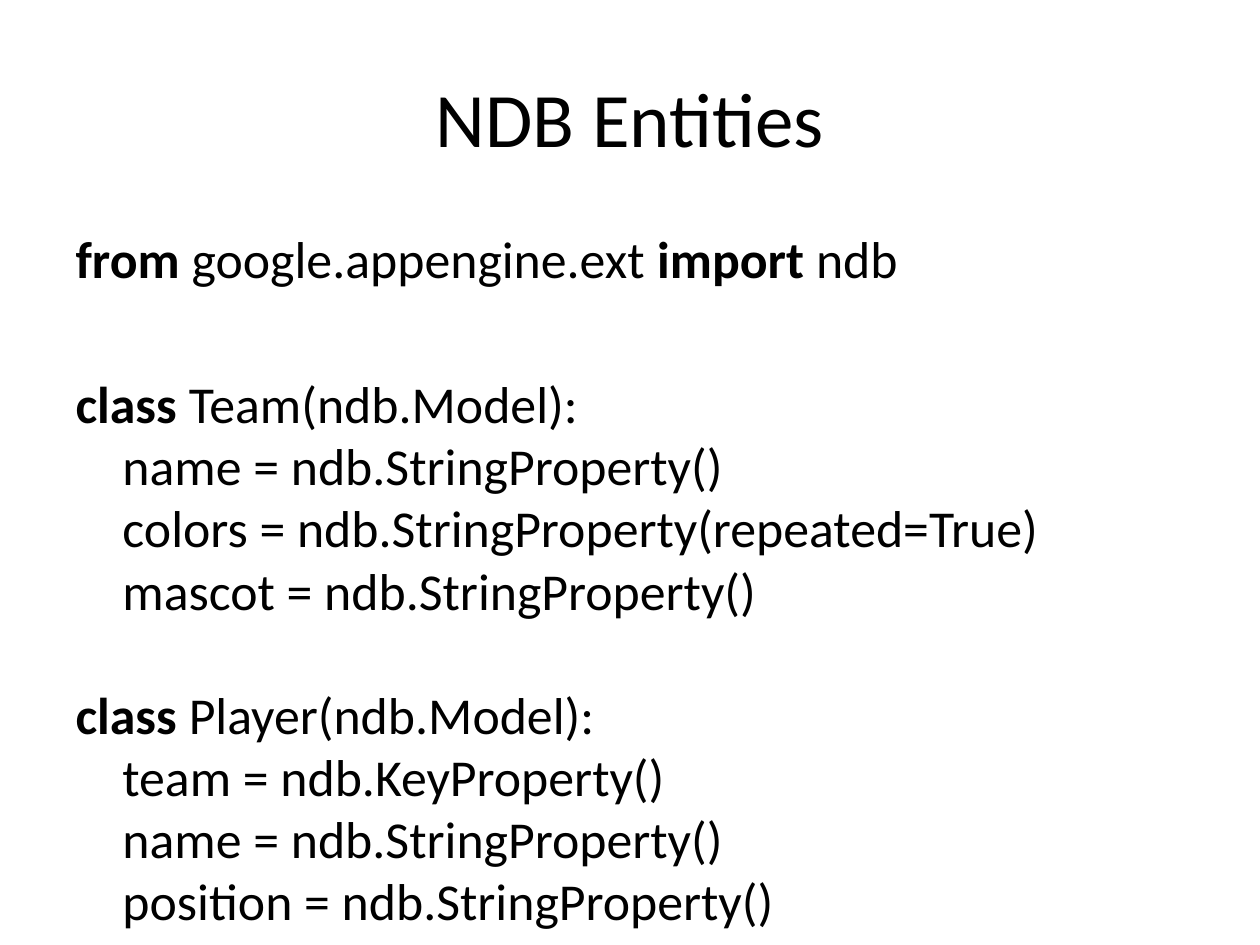
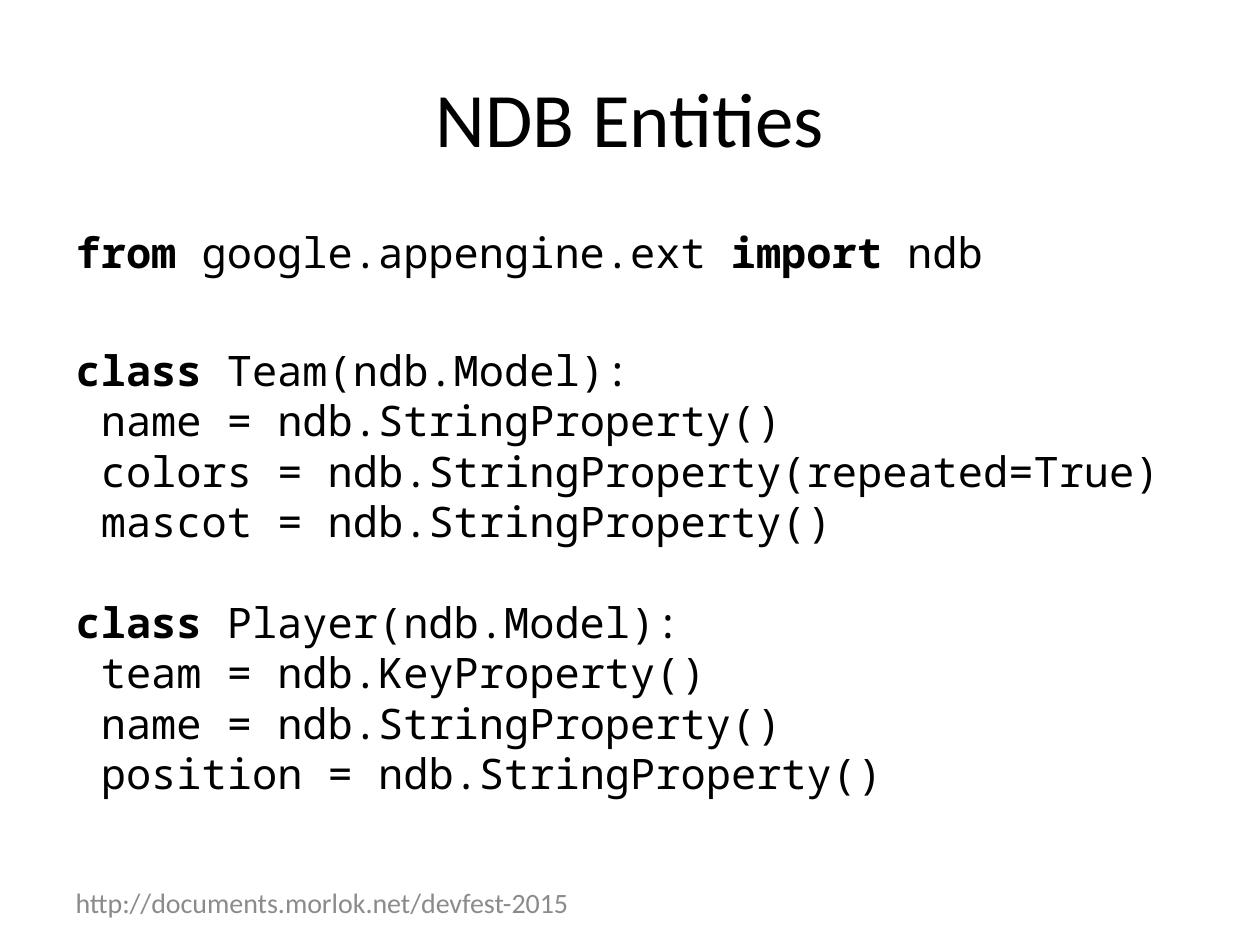
Before and after one commit to rmorlok/RESTfulServicesInPythonPresentation, a slide deck: slide 13 of RESTfulAppEngine.pptx (slide 8 before the commit). Drawn at 1260x945 pixels with LibreOffice and Linux fonts; fonts in the diff are those of the drawing. Boxes give left, top, right and bottom in pixels: in the first picture for what was removed or moved away, otherwise in the second. Text is boxed around its words. In the diff, an @@ line names an element or a change of style, - is before the commit and + after.

```diff
--- a/RESTfulAppEngine.pptx
+++ b/RESTfulAppEngine.pptx
@@ text "from google.appengine.ext import ndb" at <box>76,235,1160,800</box>: size 29.6 to 24 pt, font Calibri to Noto Sans Mono; less space between paragraphs @@
@@ text added at <box>76,893,569,918</box>, 16 pt, text #8C8C8C @@
+http://documents.morlok.net/devfest-2015
```
Also in this commit, not shown: 9 other slides changed, 25 slides added, 7 other files.
